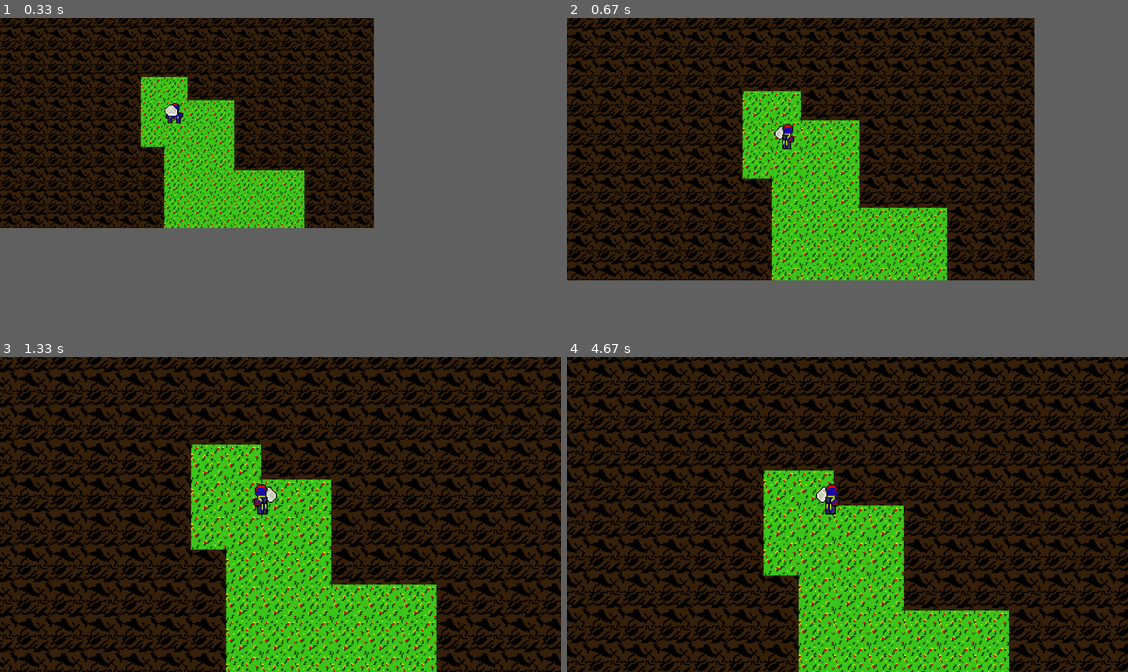
Above: before the commit, frames 1-4 (two rows, left to right).
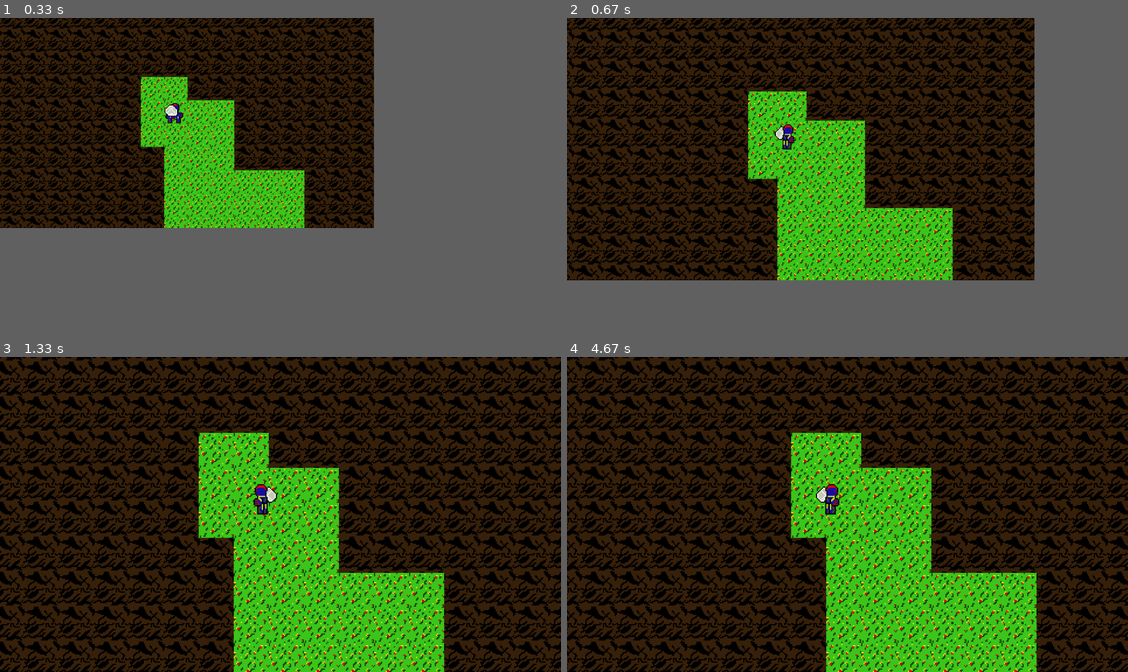
Above: after the commit, the same moments.

Repository: Brendon-Mendicino/pygame_test_2
Game: pygame game, started from main.py
Two runs of this game, one before a commit and one after it. Both use one fixed random seed, a clock stepped at 60 frames per second and the inputs below.
Inputs:
- Up to frame 1 (0.33 s): no input
- Up to frame 2 (0.67 s): tap 1 at 0.33 s
- Up to frame 3 (1.33 s): tap 0 at 0.67 s; hold Right from 1 s (still down)
- Up to frame 4 (4.67 s): release Right at 1.47 s; hold Up 1.5-1.8 s; tap 2 at 1.65, 3.05, 4.15 s; hold Right 1.83-2.3 s; hold Left 2.33-2.87 s; hold Down 2.9-3.2 s; tap 1 at 3.23 s; hold Left 3.57-3.97 s; hold Up 4-4.37 s; hold Right from 4.4 s (still down); tap 0 at 4.55 s

Frame 1 is identical in both runs. In frame 2, 32% of the frame differs, in the area x 0-84%, y 0-84%; in frame 3, 47%; in frame 4, 52%, in the area x 0-100%, y 0-100%.

Commit message:
collision detection added detection for the entity hitbox, the position gits fixed when checking for the collision there are two kinds of collisions that can be resolved: side collion (two points of the rectangle are hitting a solid object), vertex collision (ont point of the rectangle is hitting a solid oblject). this version implements only the side collisions.

Diff:
--- a/entities/entity.py
+++ b/entities/entity.py
@@ -95,7 +95,12 @@
         return ((self.x+self.size[0])//self.scale, (self.y+self.size[1])//self.scale)
 
     def set_pos(self, pos, scale=None):
-        pass
+        if scale is None:
+            self.x = pos[0]*self.scale
+            self.y = pos[1]*self.scale
+        else:
+            self.x = pos[0]*scale
+            self.y = pos[1]*scale
 
     def set_scale(self, scale: float):
         # the scale factore is scaled to 100 to eliminte the float type and use int calculus
--- a/main.py
+++ b/main.py
@@ -44,7 +44,7 @@
             self.player.update_sprite_frame(delta_t)
             self.player.update_position(delta_t)
             # TODO: for testing
-            print(self.area.check_collision(self.player))
+            self.area.fix_collions(self.player)
             #####################
 
             self.screen.update_entities_to_draw()
--- a/utilities/area.py
+++ b/utilities/area.py
@@ -34,6 +34,13 @@
         GRASS: Tile(GRASS, (30, 30), False),
         }
 
+    sides = {
+        'left': ('topl', 'botl'),
+        'right': ('topr', 'botr'),
+        'top': ('topl', 'topr'),
+        'bot': ('botl', 'botr'),
+        }
+
 
     def __init__(self, path_name):
         self.tileset = []
@@ -52,20 +59,70 @@
         # TODO: calculate previous scale
         self.tile_len = math.floor(self.tile_len*self.scale)
 
+    def get_tile_pos_from_coord(self, coord):
+        return (self.tile_len * (coord[0]//self.tile_len), self.tile_len * (coord[1]//self.tile_len))
+
     def get_tile_from_pos(self, pos):
-        print((pos[0], pos[1]))
-        print((pos[0]//self.tile_len, pos[1]//self.tile_len))
         return self.tiles[self.tileset[pos[1]//(self.tile_len)][pos[0]//self.tile_len]]
 
-    def check_collision(self, entity):
+    def detect_collision(self, entity):
         pos = entity.get_pos()
         size = entity.get_size()
+        n_collisions = 0
+        rect = {
+            'topl': False,
+            'topr': False,
+            'botl': False,
+            'botr': False,
+            }
+
         if self.get_tile_from_pos(pos).is_solid():
-            return True
+            n_collisions += 1
+            rect['topl'] = True
         if self.get_tile_from_pos((pos[0]+size[0], pos[1])).is_solid():
-            return True
+            n_collisions += 1
+            rect['topr'] = True
         if self.get_tile_from_pos((pos[0], pos[1]+size[1])).is_solid():
-            return True
+            n_collisions += 1
+            rect['botl'] = True
         if self.get_tile_from_pos((pos[0]+size[0], pos[1]+size[1])).is_solid():
-            return True
-        return False
+            n_collisions += 1
+            rect['botr'] = True
+
+        return (n_collisions, rect)
+
+    def get_side(self, rect, side):
+        return (rect[self.sides[side][0]], rect[self.sides[side][1]])
+
+    def fix_side(self, entity, rect):
+        pos = entity.get_pos()
+        size = entity.get_size()
+
+        if self.get_side(rect, 'top') == (True, True):
+            pos = (pos[0], self.get_tile_pos_from_coord(pos)[1]+self.tile_len)
+            entity.set_pos(pos)
+
+        if self.get_side(rect, 'bot') == (True, True):
+            pos = (pos[0], self.get_tile_pos_from_coord((pos[0], pos[1]+size[1]))[1]-size[1])
+            entity.set_pos(pos)
+
+        if self.get_side(rect, 'left') == (True, True):
+            pos = (self.get_tile_pos_from_coord(pos)[0]+self.tile_len, pos[1])
+            entity.set_pos(pos)
+
+        if self.get_side(rect, 'right') == (True, True):
+            pos = (self.get_tile_pos_from_coord((pos[0]+size[0], pos[1]))[0]-size[0], pos[1])
+            entity.set_pos(pos)
+
+    def fix_vertex(self, entity, rect):
+        pass
+
+    def fix_collions(self, entity):
+        # different types of collision: vertex, side, angle,
+        n_collisions, rect = self.detect_collision(entity)
+
+        if n_collisions > 1:
+            self.fix_side(entity, rect)
+
+        if n_collisions == 1:
+            self.fix_vertex(entity, rect)
